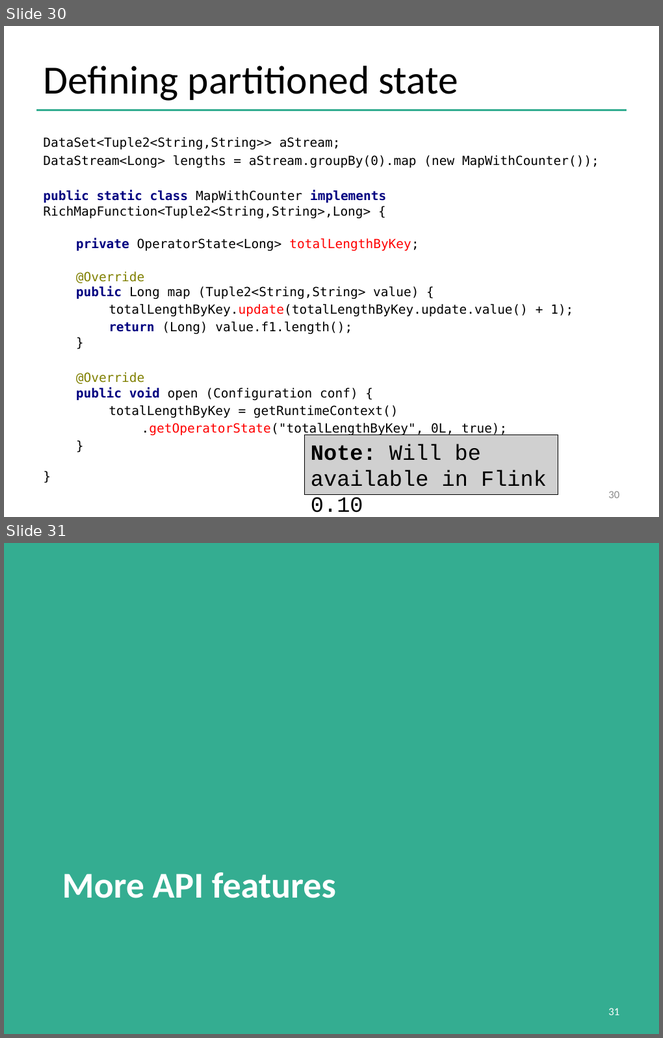
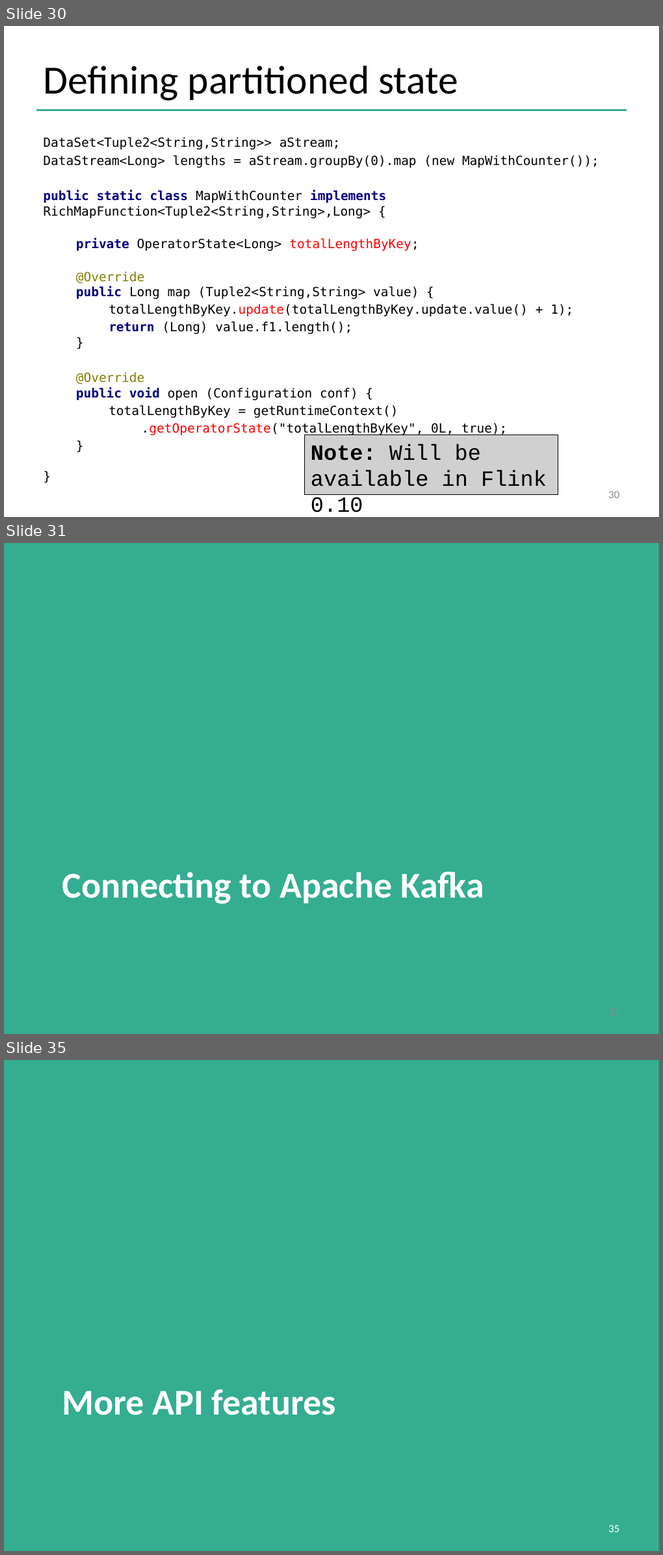
Before and after one commit to dataArtisans/flink-training-web, a slide deck: slides/flink_stream_advanced.pptx. Shown one above the other, each under a label of ours: slides 30 and 31 before the commit, slides 30, 31 and 35 after it; the slides between them are not shown. The pictures are 663x1038 and 663x1555 pixels, drawn with LibreOffice and Linux fonts; fonts in the diff are those of the drawing; grey boxes stand for pictures; background and template pictures are left out. Boxes give left, top, right and bottom in pixels: in the first picture for what was removed or moved away, otherwise in the second. Text is boxed around its words. In the diff, an @@ line names an element or a change of style, - is before the commit and + after.

Commit message:
Updated DataStream slides and moved Kafka from Basic to Advanced

```diff
--- a/slides/flink_stream_advanced.pptx
+++ b/slides/flink_stream_advanced.pptx
@@ slide 31 added at box(4, 543, 659, 1034), background #34AD91 @@
@@ title added at box(62, 872, 484, 904), 40 pt, text #FFFFFF, bold @@
+Connecting to Apache Kafka
@@ what was slide 31 is now slide 35 @@
@@ page number at box(608, 1525, 620, 1533): text changed @@
-31
+35
```
Also in this commit, not shown: 3 other slides added, 3 other files.
